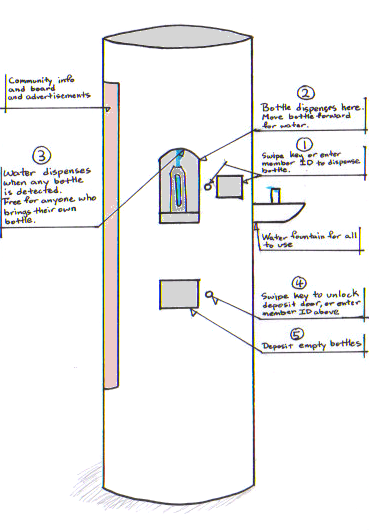
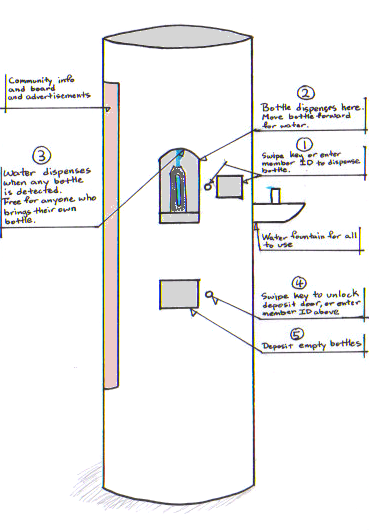
Layer changes from the first 369×530 image to the second:
painted on "concept.png" over [171, 168, 302, 221]
